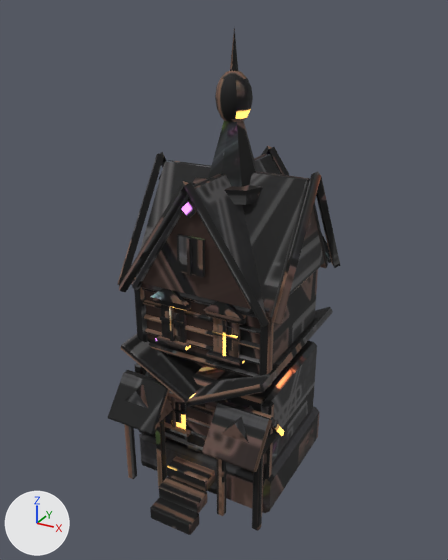
Before and after pictures for a commit that changed the glTF model assets/noir/base/terem.glb.
Before and after are seen from a 50 mm lens placed at (2.05, -3.82, 4.01), pointed at (0.01, -0.11, 2.16). The lights are fixed; the arrows at lower left show +X, +Y and +Z. The first picture is the older version. Vertices at exactly the same position are counted once.

In view in the first picture: 'terem'.
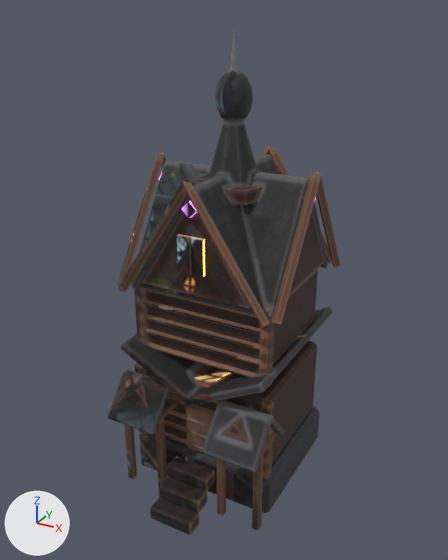
Location of each change, [x1, y1, x2, y2] in pixels of the pictures (448 x 560 px):
part 1 of me_terem, deleted
    before: [151, 288, 247, 437]
part 2 of me_terem, surface changed
    both: [109, 27, 340, 535]

The change, as a diff of the scene's bpy script:
```diff
--- a/assets/noir/base/terem.glb.py
+++ b/assets/noir/base/terem.glb.py
@@ me_terem @@
 # used by ob_terem; location = (0.0, 0.05, 0.625)
-me_terem.from_pydata(...)  # 1571 vertices, 2774 faces; spans x -0.66..0.66, y -0.98..0.68, z -0.18..3.28
+me_terem.from_pydata(...)  # 1227 vertices, 2198 faces; spans x -0.66..0.66, y -0.98..0.68, z -0.18..3.28
+# me_terem part 1: 28 loose pieces with 344 vertices, spanning x -0.37..0.37, y -0.59..-0.48, z 0.34..1.6, are deleted
+# me_terem part 2: 2194 kept faces spanning x -0.66..0.66, y -0.98..0.68, z -0.18..3.28 get new texture (UV) coordinates
 me_terem.materials.append(mat_terem_final)
```
